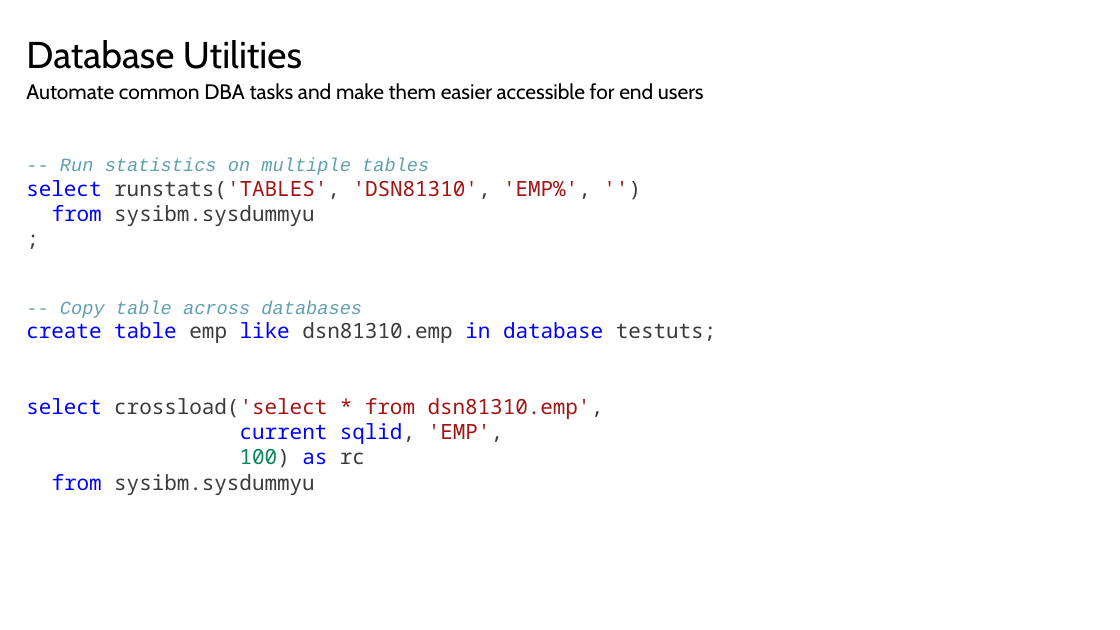
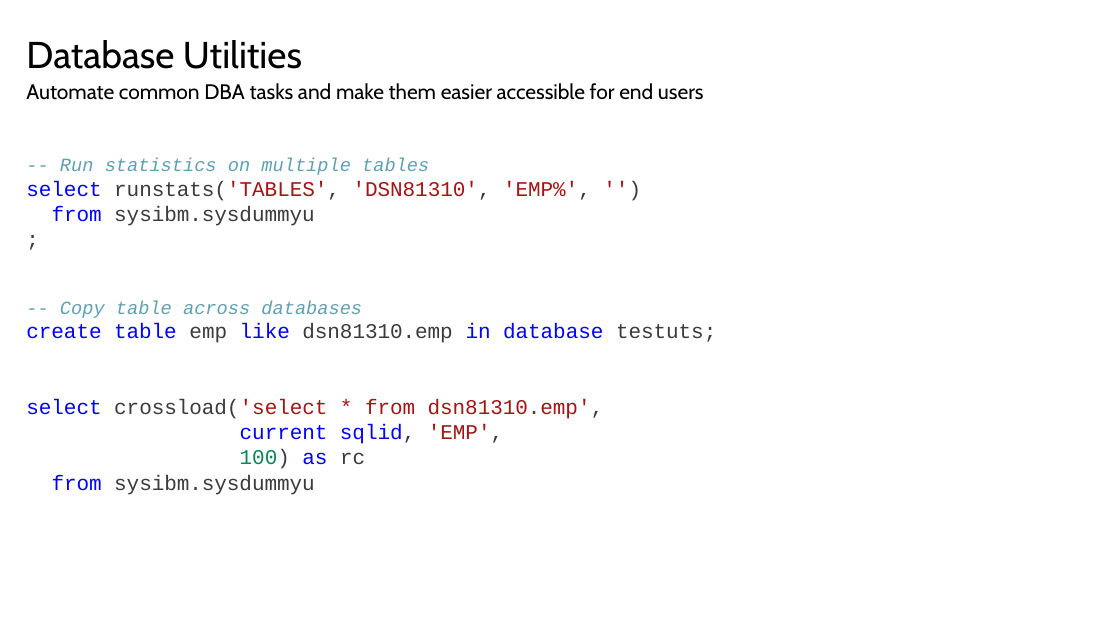
Before and after one commit to de103252/Db2_Routines, a slide deck: slide 14 of Db2 Routines Presentation.pptx. Drawn at 1120x630 pixels with LibreOffice and Linux fonts; fonts in the diff are those of the drawing; background and template pictures are left out. Boxes give left, top, right and bottom in pixels: in the first picture for what was removed or moved away, otherwise in the second. Text is boxed around its words. In the diff, an @@ line names an element or a change of style, - is before the commit and + after.

```diff
--- a/Db2 Routines Presentation.pptx
+++ b/Db2 Routines Presentation.pptx
@@ text "-- Run statistics on multiple ..." at (26, 158, 716, 495): font Noto Sans Mono to Courier New in "select runstats('TABLES', 'DSN81310', 'EMP%', '')", "from sysibm.sysdummyu", ";", "create table emp like dsn81310.emp in database ..." and 4 more places @@
```
Also in this commit, not shown: 2 other slides changed, 4 other files.
